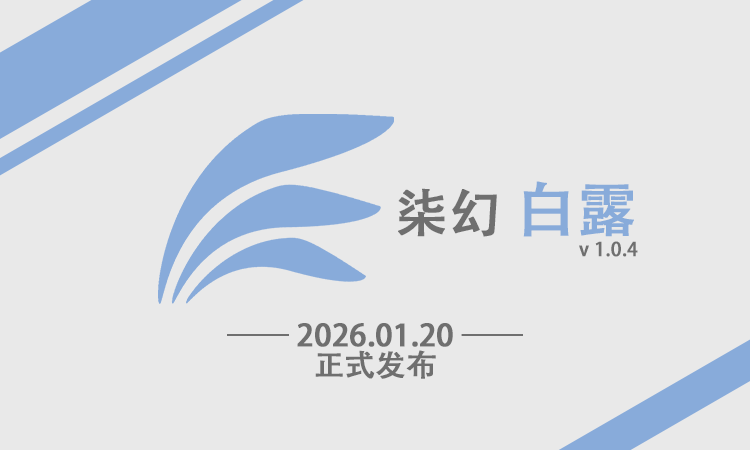
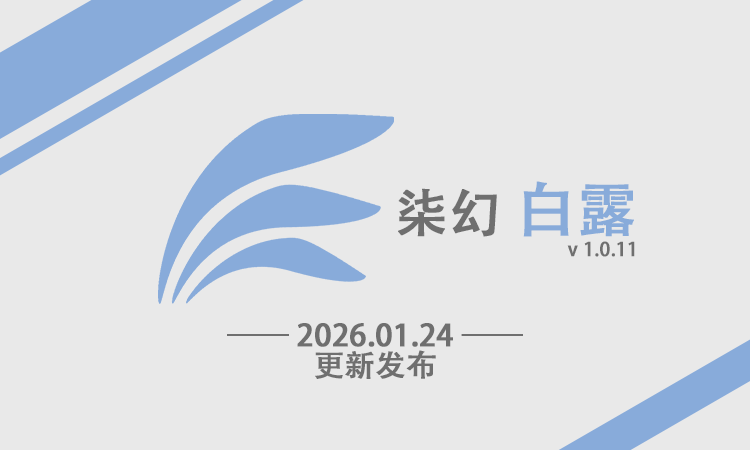
Two versions of the same layered image (750 x 450). Layer-by-layer changes:
renamed "柒幻 白露 v 1.0.4" to "柒幻 白露 v 1.0.11", painted on it over bbox(567, 241, 638, 257)
renamed "—— 2026.01.20 —— 正式发布" to "—— 2026.01.24 —— 更新发布", painted on it over bbox(315, 323, 453, 379)